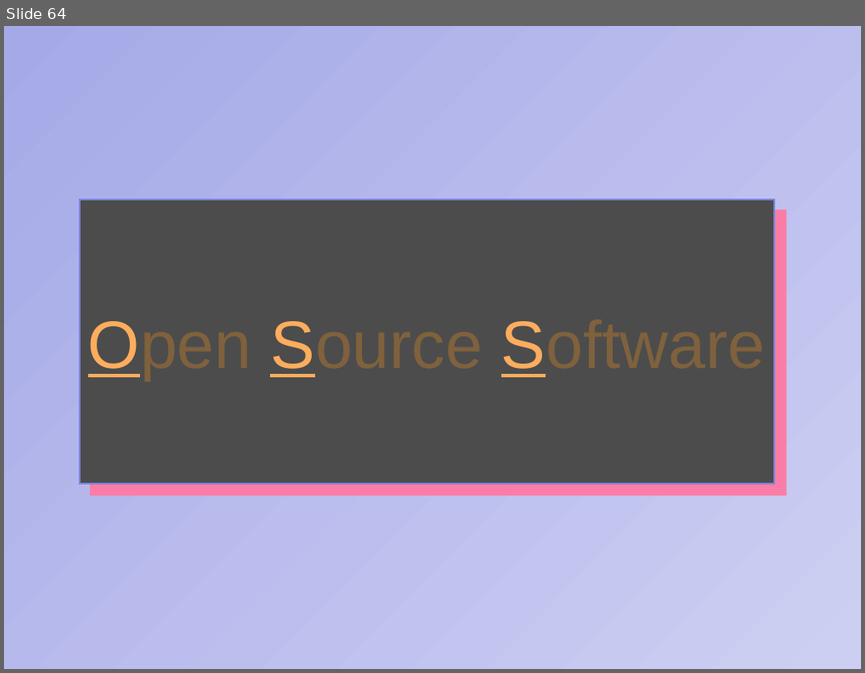
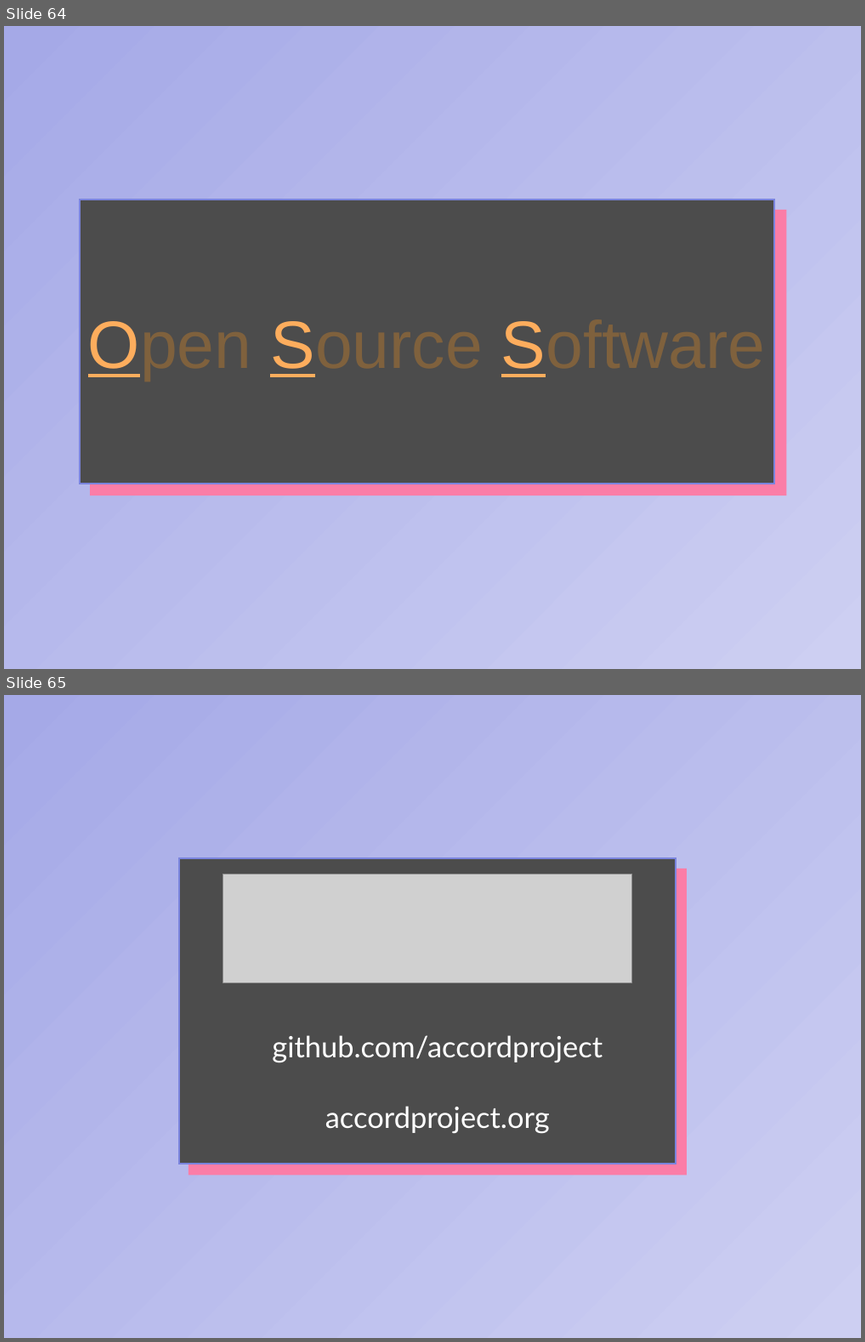
Before and after one commit to jolanglinais/outreach, a slide deck: talks/slides/git-workflow-powerpoint.ppt. Shown one above the other, each under a label of ours: slide 64 before the commit, slides 64 and 65 after it. The pictures are 865x673 and 865x1342 pixels, drawn with LibreOffice and Linux fonts; fonts in the diff are those of the drawing; grey boxes stand for pictures. Boxes give left, top, right and bottom in pixels: in the first picture for what was removed or moved away, otherwise in the second. Text is boxed around its words. In the diff, an @@ line names an element or a change of style, - is before the commit and + after.

Commit message:
finalize slides

```diff
--- a/talks/slides/git-workflow-powerpoint.ppt
+++ b/talks/slides/git-workflow-powerpoint.ppt
@@ slide 65 added at (x1=4, y1=695, x2=861, y2=1338), background gradient #CDCFF2 to #A5A9E7 @@
@@ rectangle added at (x1=179, y1=859, x2=676, y2=1163), fill #4C4C4C, outline #7A84DD 2.01 pt @@
@@ rectangle added at (x1=188, y1=868, x2=687, y2=1175), fill #FB7DA7 @@
@@ picture added at (x1=222, y1=874, x2=632, y2=983) @@
@@ text added at (x1=272, y1=1035, x2=602, y2=1133), 35 pt, text #FFFFFF @@
+github.com/accordproject
+accordproject.org
```
